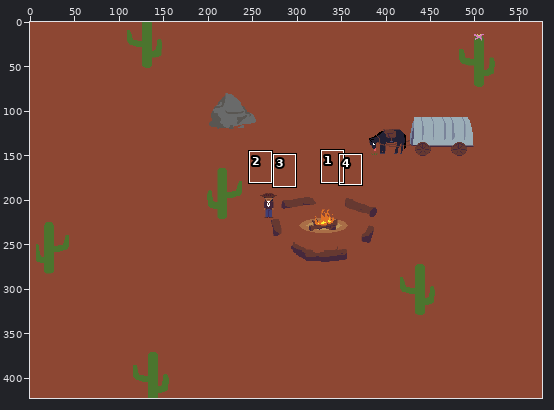
Two versions of one pixel-art file, Map-Night.aseprite. Above: a wide view before the commit, with the close-up outlined.
Close-up. Before:
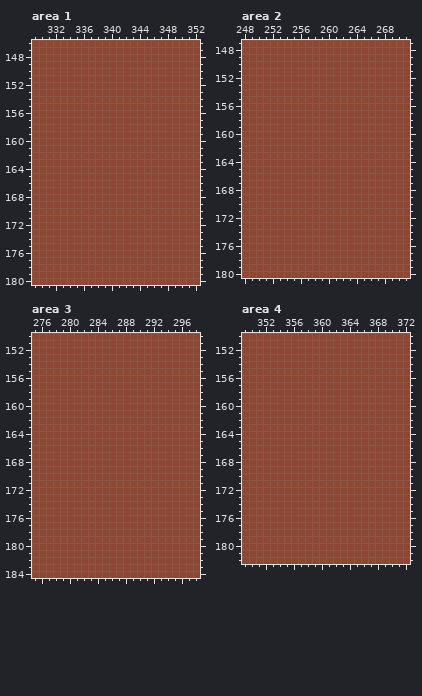
576x423 pixels, 1 frame. Shown: area 1: x 329..352, y 146..180; area 2: x 248..271, y 147..180; area 3: x 275..298, y 150..184; area 4: x 349..372, y 150..182. The commit also changed other parts of the picture, which this record leaves out.
Once edited:
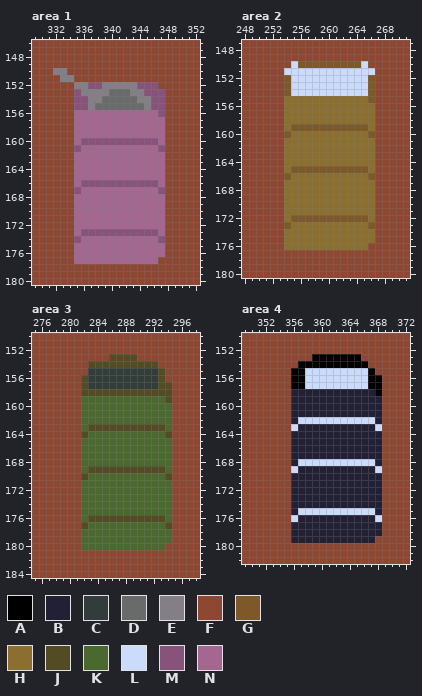
Palette (. is transparent): A #000000  B #222034  C #323c39  D #696a6a  E #847e87  F #8d4733  G #7d5829  H #8a6f30  J #524b24  K #4b692f  L #cbdbfc  M #88537a  N #a36790
From old to new:
layer "sleeping bags bottom" added
layer "sleeping bags top" added
Area 1, layers "sleeping bags top", "sleeping bags bottom":
y 150: x 332..333 FF -> EE
y 151: x 333..334 FF -> EE
y 152: x 335..346 FFFFFFFFFFFF -> EEMMEEEEEMMM
y 153: x 335..347 FFFFFFFFFFFFF -> MEEEEDDDEEMMM
y 154: x 335..347 FFFFFFFFFFFFF -> MMEEDDDDDEEMM
y 155: x 335..347 FFFFFFFFFFFFF -> MMEDDDDDDDEMM
y 156: x 335..347 FFFFFFFFFFFFF -> NNNNNNNNNNNNM
y 157..159: x 335..347 FFFFFFFFFFFFF -> NNNNNNNNNNNNN
y 160: x 335..347 FFFFFFFFFFFFF -> NMMMMMMMMMMMN
y 161: x 335..347 FFFFFFFFFFFFF -> MNNNNNNNNNNNM
y 162..165: x 335..347 FFFFFFFFFFFFF -> NNNNNNNNNNNNN
y 166: x 335..347 FFFFFFFFFFFFF -> NMMMMMMMMMMMN
y 167: x 335..347 FFFFFFFFFFFFF -> MNNNNNNNNNNNM
y 168..172: x 335..347 FFFFFFFFFFFFF -> NNNNNNNNNNNNN
y 173: x 335..347 FFFFFFFFFFFFF -> NMMMMMMMMMMMN
y 174: x 335..347 FFFFFFFFFFFFF -> MNNNNNNNNNNNM
y 175..176: x 335..347 FFFFFFFFFFFFF -> NNNNNNNNNNNNN
y 177: x 335..346 FFFFFFFFFFFF -> NNNNNNNNNNNN
Area 2, layers "sleeping bags top", "sleeping bags bottom":
y 150: x 255..265 FFFFFFFFFFF -> LGGGGGGGGGL
y 151: x 254..266 FFFFFFFFFFFFF -> LLLLLLLLLLLLL
y 152..154: x 254..266 FFFFFFFFFFFFF -> GLLLLLLLLLLLG
y 155: x 254..266 FFFFFFFFFFFFF -> HHHHHHHHHHHHG
y 156..158: x 254..266 FFFFFFFFFFFFF -> HHHHHHHHHHHHH
y 159: x 254..266 FFFFFFFFFFFFF -> HGGGGGGGGGGGH
y 160: x 254..266 FFFFFFFFFFFFF -> GHHHHHHHHHHHG
y 161..164: x 254..266 FFFFFFFFFFFFF -> HHHHHHHHHHHHH
y 165: x 254..266 FFFFFFFFFFFFF -> HGGGGGGGGGGGH
y 166: x 254..266 FFFFFFFFFFFFF -> GHHHHHHHHHHHG
y 167..171: x 254..266 FFFFFFFFFFFFF -> HHHHHHHHHHHHH
y 172: x 254..266 FFFFFFFFFFFFF -> HGGGGGGGGGGGH
y 173: x 254..266 FFFFFFFFFFFFF -> GHHHHHHHHHHHG
y 174..175: x 254..266 FFFFFFFFFFFFF -> HHHHHHHHHHHHH
y 176: x 254..265 FFFFFFFFFFFF -> HHHHHHHHHHHH
Area 3, layers "sleeping bags top", "sleeping bags bottom":
y 153: x 286..289 FFFF -> JJJJ
y 154: x 283..292 FFFFFFFFFF -> JJJJJJJJJJ
y 155: x 283..293 FFFFFFFFFFF -> CCCCCCCCCCJ
y 156: x 282..293 FFFFFFFFFFFF -> JCCCCCCCCCCJ
y 157: x 282..294 FFFFFFFFFFFFF -> JCCCCCCCCCCJJ
y 158: x 282..294 FFFFFFFFFFFFF -> JJJJJJJJJJJJJ
y 159: x 282..294 FFFFFFFFFFFFF -> KKKKKKKKKKKKJ
y 160..162: x 282..294 FFFFFFFFFFFFF -> KKKKKKKKKKKKK
y 163: x 282..294 FFFFFFFFFFFFF -> KJJJJJJJJJJJK
y 164: x 282..294 FFFFFFFFFFFFF -> JKKKKKKKKKKKJ
y 165..168: x 282..294 FFFFFFFFFFFFF -> KKKKKKKKKKKKK
y 169: x 282..294 FFFFFFFFFFFFF -> KJJJJJJJJJJJK
y 170: x 282..294 FFFFFFFFFFFFF -> JKKKKKKKKKKKJ
y 171..175: x 282..294 FFFFFFFFFFFFF -> KKKKKKKKKKKKK
y 176: x 282..294 FFFFFFFFFFFFF -> KJJJJJJJJJJJK
y 177: x 282..294 FFFFFFFFFFFFF -> JKKKKKKKKKKKJ
y 178..179: x 282..294 FFFFFFFFFFFFF -> KKKKKKKKKKKKK
y 180: x 282..293 FFFFFFFFFFFF -> KKKKKKKKKKKK
Area 4, layers "sleeping bags top", "sleeping bags bottom":
y 153: x 359..365 FFFFFFF -> AAAAAAA
y 154: x 357..366 FFFFFFFFFF -> AAAAAAAAAA
y 155: x 356..367 FFFFFFFFFFFF -> AALLLLLLLLLA
y 156..157: x 356..368 FFFFFFFFFFFFF -> AALLLLLLLLLAA
y 158: x 356..368 FFFFFFFFFFFFF -> BBBBBBBBBBBBA
y 159..161: x 356..368 FFFFFFFFFFFFF -> BBBBBBBBBBBBB
y 162: x 356..368 FFFFFFFFFFFFF -> BLLLLLLLLLLLB
y 163: x 356..368 FFFFFFFFFFFFF -> LBBBBBBBBBBBL
y 164..167: x 356..368 FFFFFFFFFFFFF -> BBBBBBBBBBBBB
y 168: x 356..368 FFFFFFFFFFFFF -> BLLLLLLLLLLLB
y 169: x 356..368 FFFFFFFFFFFFF -> LBBBBBBBBBBBL
y 170..174: x 356..368 FFFFFFFFFFFFF -> BBBBBBBBBBBBB
y 175: x 356..368 FFFFFFFFFFFFF -> BLLLLLLLLLLLB
y 176: x 356..368 FFFFFFFFFFFFF -> LBBBBBBBBBBBL
y 177..178: x 356..368 FFFFFFFFFFFFF -> BBBBBBBBBBBBB
y 179: x 356..367 FFFFFFFFFFFF -> BBBBBBBBBBBB
Boxes around the changes in both close-ups, in picture pixels (x1, y1, x2, y2):
changed: (53, 68, 165, 264)
changed: (284, 61, 375, 250)
changed: (81, 354, 172, 550)
changed: (291, 354, 382, 543)
